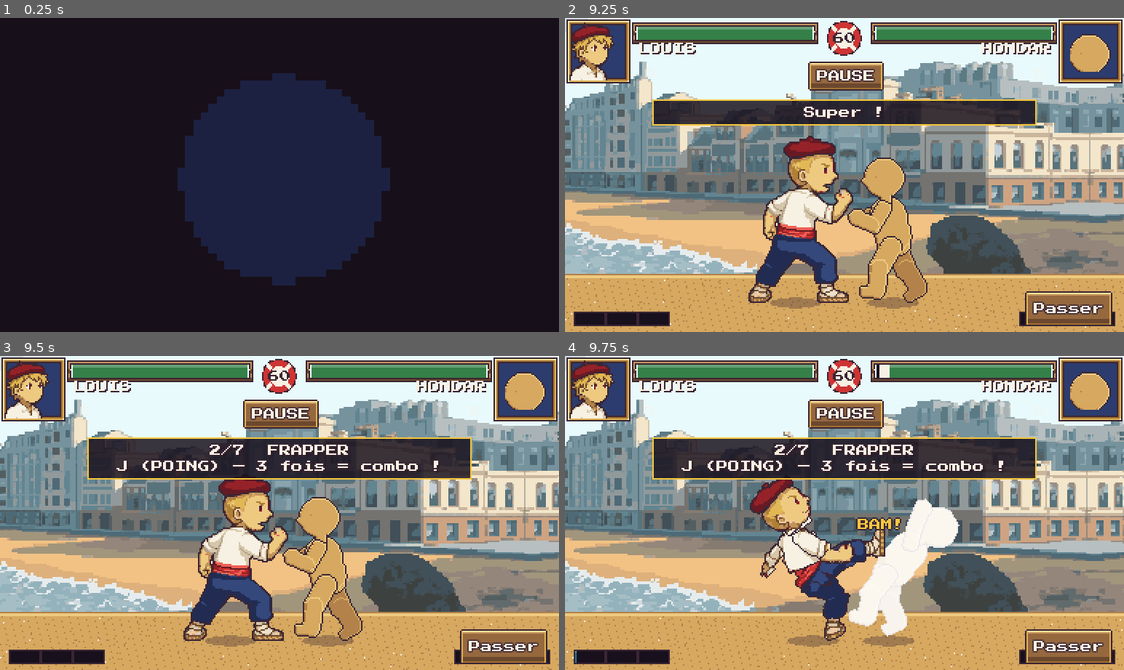
Above: before the commit, frames 1-4 (two rows, left to right).
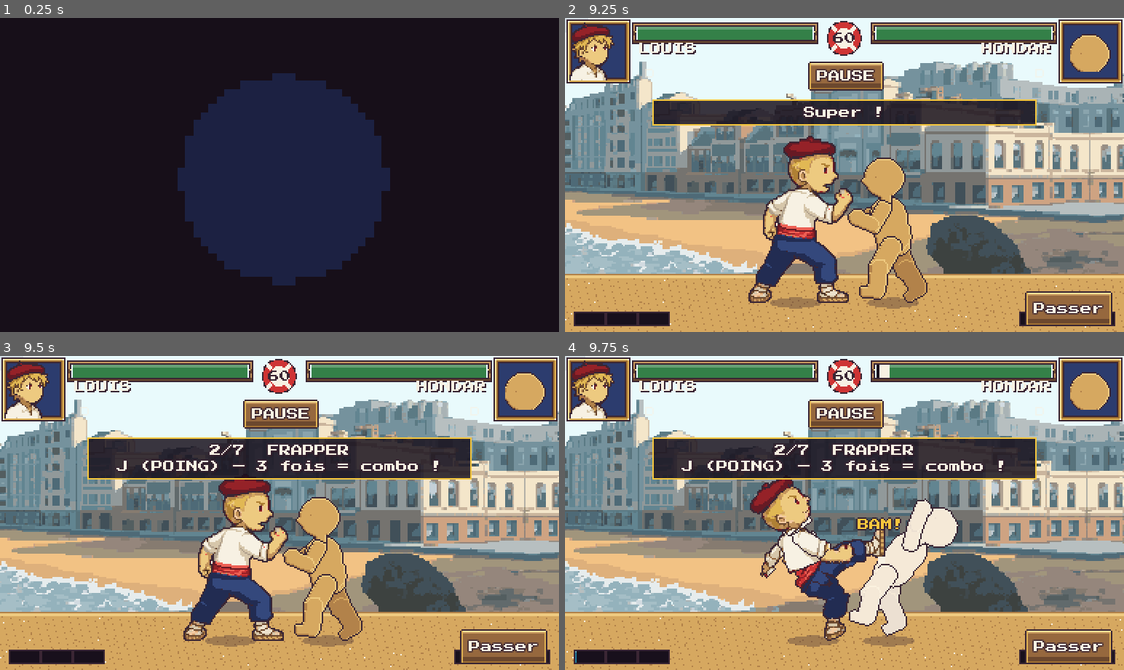
Above: after the commit, the same moments.

Repository: julienott/miarritze
Game: Godot game, scene res://src/ui/boot/boot.tscn
Two runs of this game, one before a commit and one after it. Both use one fixed random seed, a clock stepped at 60 frames per second and the inputs below.
Inputs (mouse positions are in pixels of both pictures, inside the frame that each line leads up to):
- Up to frame 1 (0.25 s): no input
- Up to frame 2 (9.25 s): tap Enter (ui_accept) at 0.5, 0.77, 5.27, 8.27 s; move the mouse to (816, 237) at 0.52 s; hold W (p1_up) 0.53-1.25 s; tap Space (p1_guard) at 0.6 s; click (816, 237) at 0.67 s; click (883, 143) at 1.27 s; type "12" at 1.35 s; click "C'est parti !" at 2 s; drag from (1012, 222) to (816, 237) at 2.77 s; move the mouse to (676, 127) at 3.52 s; hold A (p1_left) 3.53-4.25 s; hold J (p1_punch) 3.53-4.25 s; drag from (872, 175) to (676, 127) at 4.27 s; move the mouse to (760, 96) at 5.02 s; hold S (p1_down) 5.03-5.75 s; tap Down (p2_down) at 5.1 s; drag from (967, 159) to (760, 96) at 5.77 s; move the mouse to (732, 190) at 6.52 s; hold W (p1_up) 6.53-7.25 s; tap Keypad 2 (p2_kick) at 6.6 s; click (732, 190) at 6.67 s; drag from (900, 105) to (732, 190) at 7.27 s; move the mouse to (816, 237) at 8.02 s; hold D (p1_right) 8.03-8.75 s; tap Keypad 1 (p2_punch) at 8.1 s; drag from (1012, 222) to (816, 237) at 8.77 s
- Up to frame 3 (9.5 s): no input
- Up to frame 4 (9.75 s): move the mouse to (676, 465) at 9.52 s; hold S (p1_down) from 9.53 s (still down); tap Keypad 3 (p2_special) at 9.6 s

Frames 1-3 are identical in both runs. In frame 4, 1.0% of the frame differs, in the area x 50-71%, y 45-90%.

Commit message:
combat : flash d'impact sans effet fantôme
Le flash blanchissait tout le sprite à 90 %, contour compris : sur un
ciel clair le perso touché semblait transparent. Le contour (index 1)
reste sombre et le flash passe à 75 %.

Co-Authored-By: Claude Opus 5.5 <noreply@anthropic.com>
Claude-Session: https://claude.ai/code/session_01LXFHAN75rdxEcdsy5wKHqu

Diff:
--- a/src/fight/view/fighter_palette.gdshader
+++ b/src/fight/view/fighter_palette.gdshader
@@ -17,7 +17,9 @@
 		discard;
 	}
 	vec4 c = texture(palette, vec2((idx + 0.5) / 32.0, (float(costume) + 0.5) / 4.0));
-	c.rgb = mix(c.rgb, vec3(1.0), flash);
+	// Index 1 = contour : il reste sombre pendant le flash, sinon le perso
+	// blanchi se fond dans un ciel clair et paraît transparent.
+	c.rgb = mix(c.rgb, vec3(1.0), idx < 1.5 ? 0.0 : flash);
 	c.rgb = mix(c.rgb, vec3(0.9, 0.2, 0.2), tint_red * 0.5);
 	float l = dot(c.rgb, vec3(0.3, 0.59, 0.11));
 	c.rgb = mix(c.rgb, vec3(l), gray);
--- a/src/fight/view/fighter_view.gd
+++ b/src/fight/view/fighter_view.gd
@@ -80,8 +80,8 @@
 	var flip: bool = me.facing < 0
 	_sprite.flip_h = flip
 	_sprite.position = Vector2(-(cell - foot.x) if flip else -foot.x, -foot.y)
-	# Flash franc (0.9) sur le tick d'impact.
-	_material.set_shader_parameter("flash", 0.9 if me.hit_flash > 0 else 0.0)
+	# Flash franc sur le tick d'impact (contour préservé par le shader).
+	_material.set_shader_parameter("flash", 0.75 if me.hit_flash > 0 else 0.0)
 
 
 func set_silhouette(on: bool) -> void:
